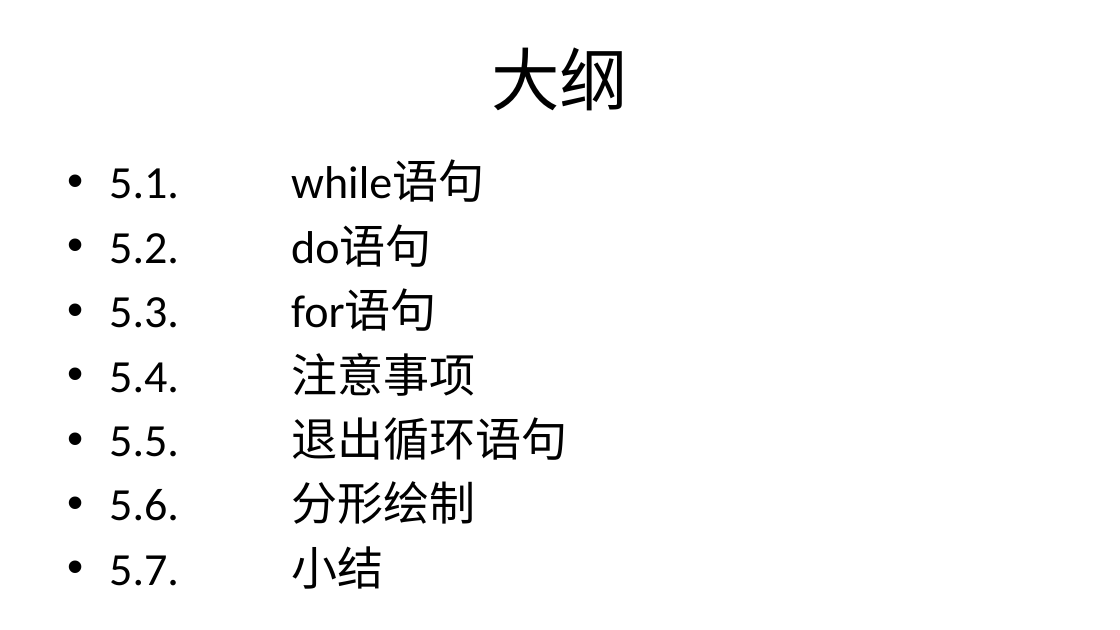
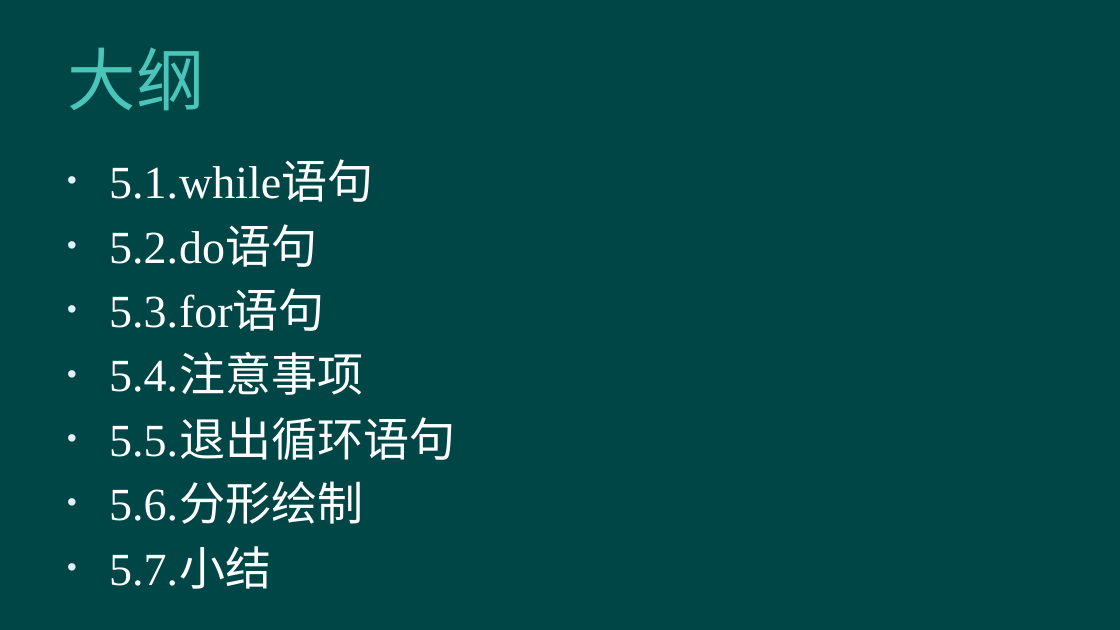
Before and after one commit to hanhonglei/Course_BasicGameProgramming, a slide deck: slide 2 of 第5章 循环结构程序设计/第5章 循环结构程序设计.pptx. Drawn at 1120x630 pixels with LibreOffice and Linux fonts; fonts in the diff are those of the drawing; background and template pictures are left out. Boxes give left, top, right and bottom in pixels: in the first picture for what was removed or moved away, otherwise in the second. Text is boxed around its words. In the diff, an @@ line names an element or a change of style, - is before the commit and + after.

```diff
--- a/第5章 循环结构程序设计/第5章 循环结构程序设计.pptx
+++ b/第5章 循环结构程序设计/第5章 循环结构程序设计.pptx
@@ background #FFFFFF to #004646 @@
@@ title "大纲" at bbox=[67, 47, 205, 111]: font Calibri to Lato, text colour #000000 to #4BC5B9, letter spacing 0 to 0.5 pt; alignment centre to left @@
@@ text "5.1. while语句" at bbox=[109, 163, 455, 589]: font Calibri to Times New Roman, text colour #000000 to #FFFFFF @@
```
Also in this commit, not shown: 1 other slide changed, 46 slides added.
